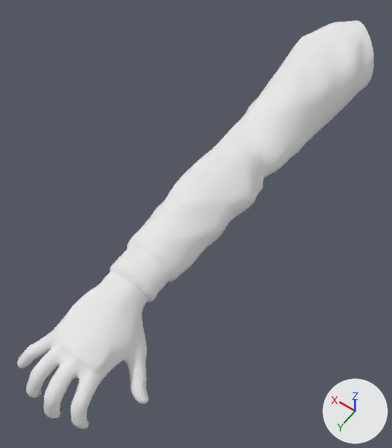
Before and after pictures for a commit that changed the glTF model models/fp-hand.glb.
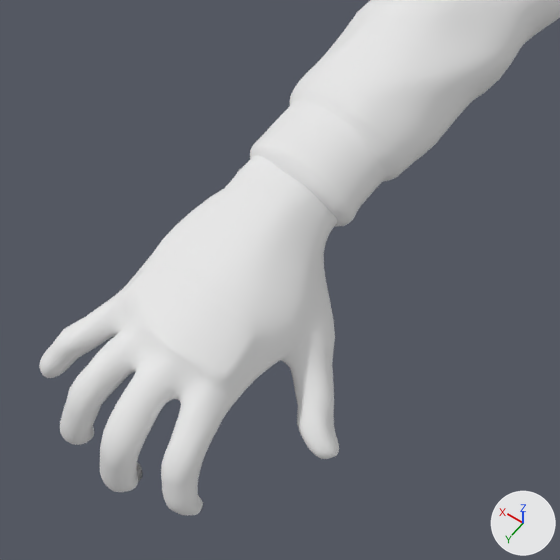
Each version appears first whole from a camera (50 mm lens) standing at (-3.12, 3.41, 7.62) and looking at (0.49, -1.65, -0.32), and next in a close-up on the part from 0% to 63% of the width and 45% to 100% of the height. Lighting does not change. The marker at lower right points along +X, +Y and +Z. The first two pictures are the older version. Vertices at exactly the same position are counted once.

Names of what the first close-up shows: 'glove', 'sleeve'.
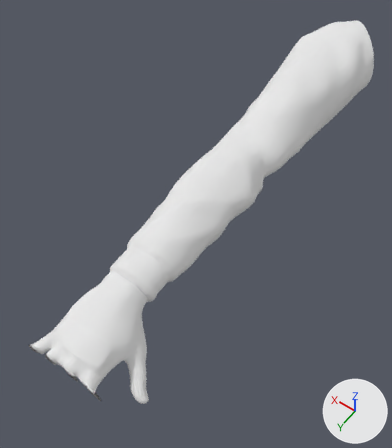
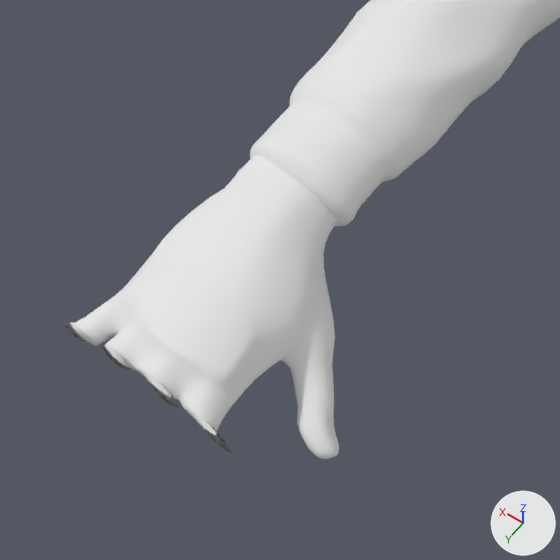
What differs and where, as boxes [x1, y1, x2, y2] in the close-ups (560 x 560 px; the box of a moved part takes in the faces that stretch with it):
'glove', reshaped (9% narrower, 16% shorter)
    before: [39, 155, 339, 516]
    after: [66, 155, 339, 459]
part 1 of me_mesh_1, moved or reshaped
    before: [39, 319, 218, 516]
    after: [66, 319, 232, 453]

What changed in the scene script:
```text
Change me_mesh_1:
    used by ob_glove; location = (0.0, 0.0, 0.0)
    remove me_mesh_1.from_pydata(...)  # 3045 vertices, 6086 faces; spans x -0.82..1.13, y 0.25..2.49, z -0.55..0.52
    add me_mesh_1.from_pydata(...)  # 3045 vertices, 6086 faces; spans x -0.82..1.13, y 0.25..1.9, z -0.55..0.52
    me_mesh_1 part 1: 1519 of 3045 vertices moved; they spanned x -0.37..1.13, y 1.91..2.49, z -0.4..0.29 and now span x -0.37..1.13, y 1.9, z -0.23..0.29; mean shift (0.0, -0.31, 0.17); largest move (0.17, 2.49, -0.32) -> (0.17, 1.9, 0.13)
```
